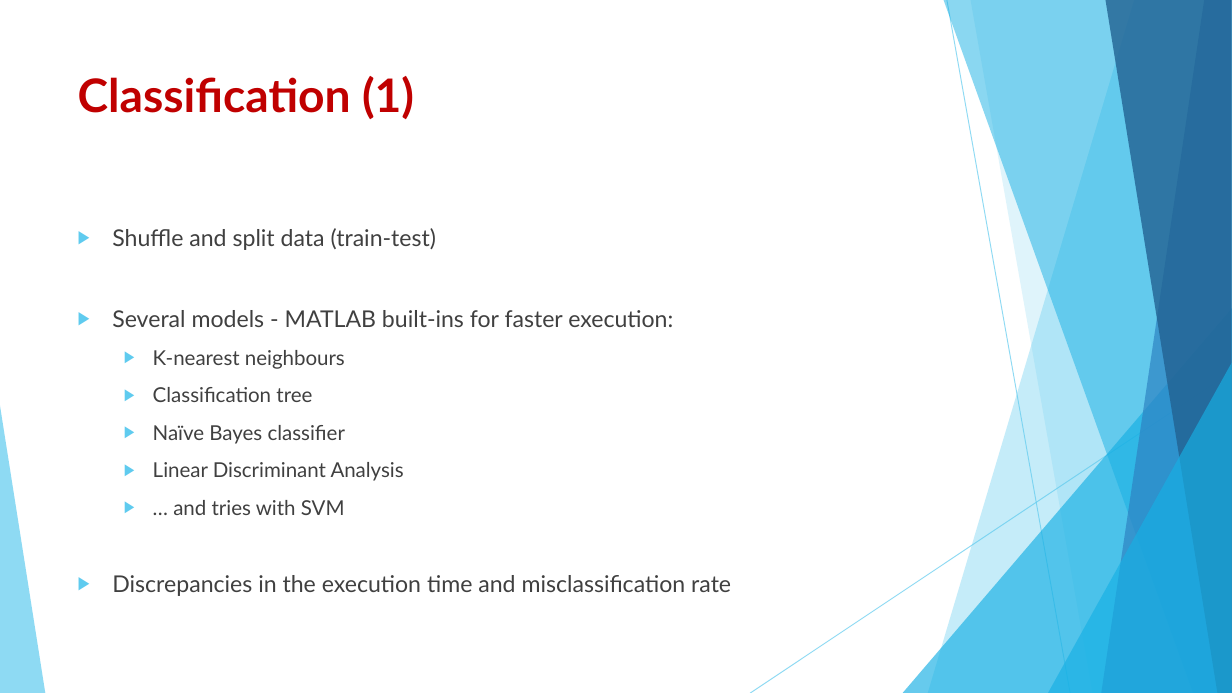
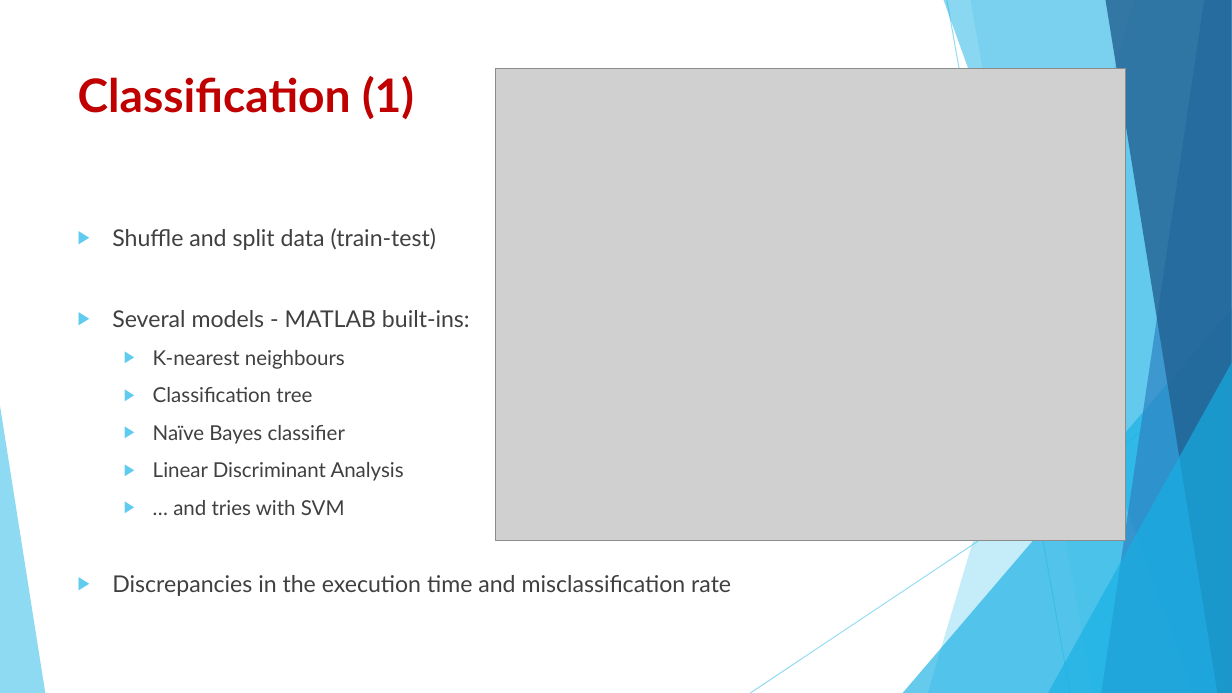
Before and after one commit to DavidS3141/HandwrittenEquationRecognizer, a slide deck: slide 6 of report/presentation/HER - Presentation.pptx. Drawn at 1232x693 pixels with LibreOffice and Linux fonts; fonts in the diff are those of the drawing; grey boxes stand for pictures. Boxes give left, top, right and bottom in pixels: in the first picture for what was removed or moved away, otherwise in the second. Text is boxed around its words. In the diff, an @@ line names an element or a change of style, - is before the commit and + after.

```diff
--- a/report/presentation/HER - Presentation.pptx
+++ b/report/presentation/HER - Presentation.pptx
@@ picture added at (x1=495, y1=68, x2=1126, y2=541) @@
@@ text at (x1=112, y1=310, x2=470, y2=327): text changed @@
-▶ Several models - MATLAB built-ins for faster execution:
+▶ Several models - MATLAB built-ins:
```
Also in this commit, not shown: 1 other slide changed, 6 other files.
